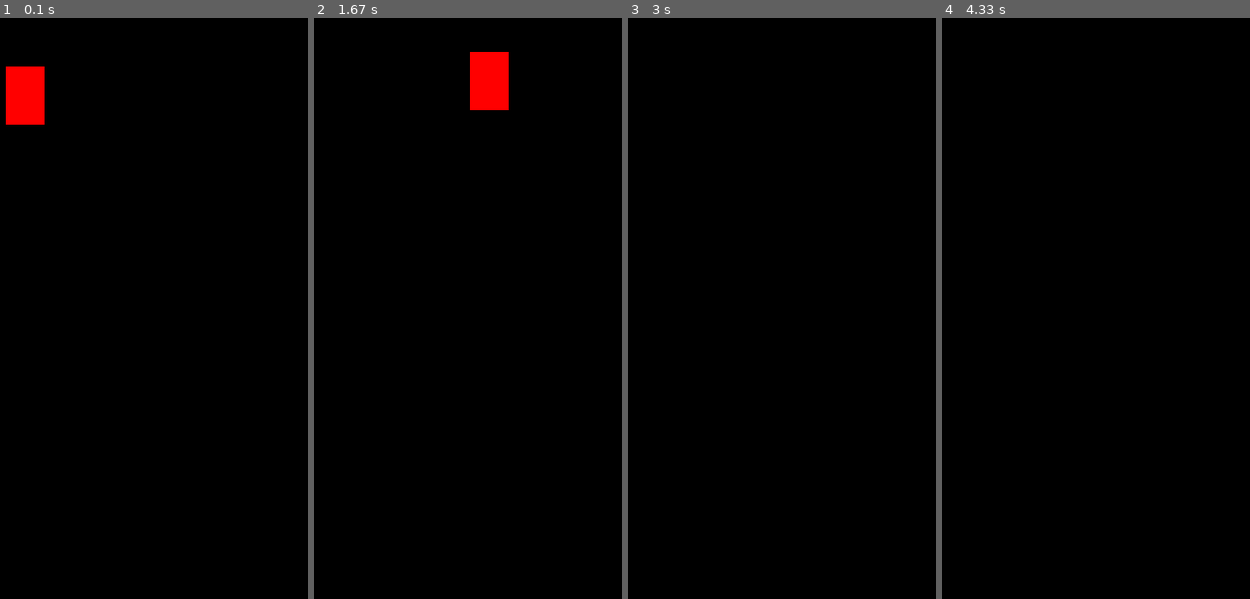
Above: before the commit, frames 1-4 (left to right).
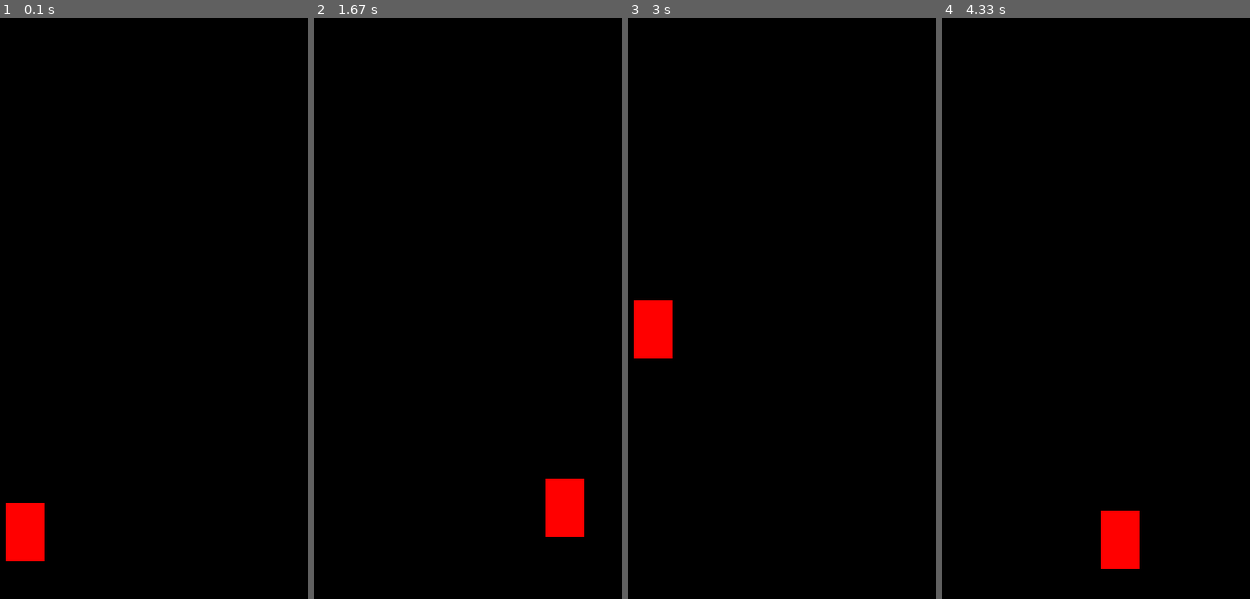
Above: after the commit, the same moments.

Repository: jklemm/pygame
Game: pygame game, started from game.py
The game is run twice, just before and just after one commit, with the same random seed, the same clock (stepped at 60 frames per second) and the same inputs.
Inputs:
- Up to frame 1 (0.1 s): no input
- Up to frame 2 (1.67 s): hold Right 0.33-0.8 s; hold Up 0.83-1.13 s; tap Space at 0.9, 1.23, 1.53 s; hold Right 1.17-1.63 s
- Up to frame 3 (3 s): hold Left 1.67-2.2 s; tap Space at 1.73, 2.03, 2.3, 2.63, 2.93 s; hold Down 2.23-2.53 s; hold Left 2.57-2.97 s
- Up to frame 4 (4.33 s): hold Right 3.4-4.03 s; tap Space at 3.47, 3.77, 4.13 s; hold Down from 4.07 s (still down)

The runs differ from the first frame. In frame 1, 2.5% of the frame differs, in the area x 1-15%, y 8-94%; in frame 2, 2.5%; in frame 3, 1.3%; in frame 4, 1.3%.

Commit message:
Using clock tick to realize movement

Diff:
--- a/game.py
+++ b/game.py
@@ -11,10 +11,10 @@
 
 def main():
     x = 50
-    y = 50
+    y = 500
     width = 40
     height = 60
-    speed = 5
+    speed = 0.25
     is_jumping = False
     jump_count = 10
 
@@ -24,9 +24,11 @@
     screen = pygame.display.set_mode(RESOLUTION, FULLSCREEN, bestdepth)
     pygame.display.set_caption('Pygame')
 
+    clock = pygame.time.Clock()
+
     running = True
     while running:
-        pygame.time.delay(30)
+        dt = clock.tick(30)
 
         for event in pygame.event.get():
             press_close_window = event.type == pygame.QUIT
@@ -36,15 +38,15 @@
 
         keys = pygame.key.get_pressed()
         if keys[pygame.K_LEFT] and x > 0:
-            x -= speed
+            x -= speed * dt
         if keys[pygame.K_RIGHT] and (x + width) < MAX_WIDTH:
-            x += speed
+            x += speed * dt
 
         if not is_jumping:
             if keys[pygame.K_UP] and y > 0:
-                y -= speed
+                y -= speed * dt
             if keys[pygame.K_DOWN] and (y + height) < MAX_HEIGHT:
-                y += speed
+                y += speed * dt
             if keys[pygame.K_SPACE]:
                 is_jumping = True
         else:
